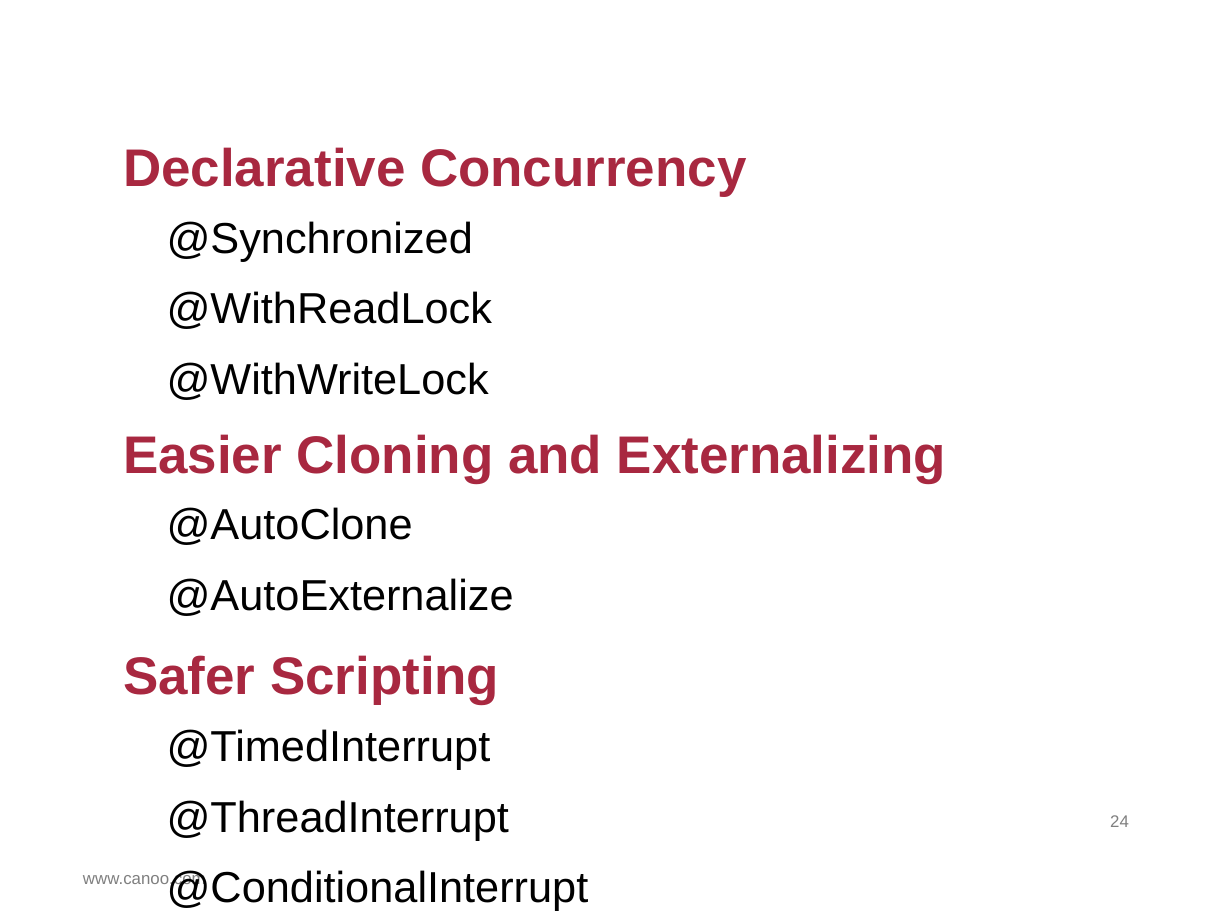
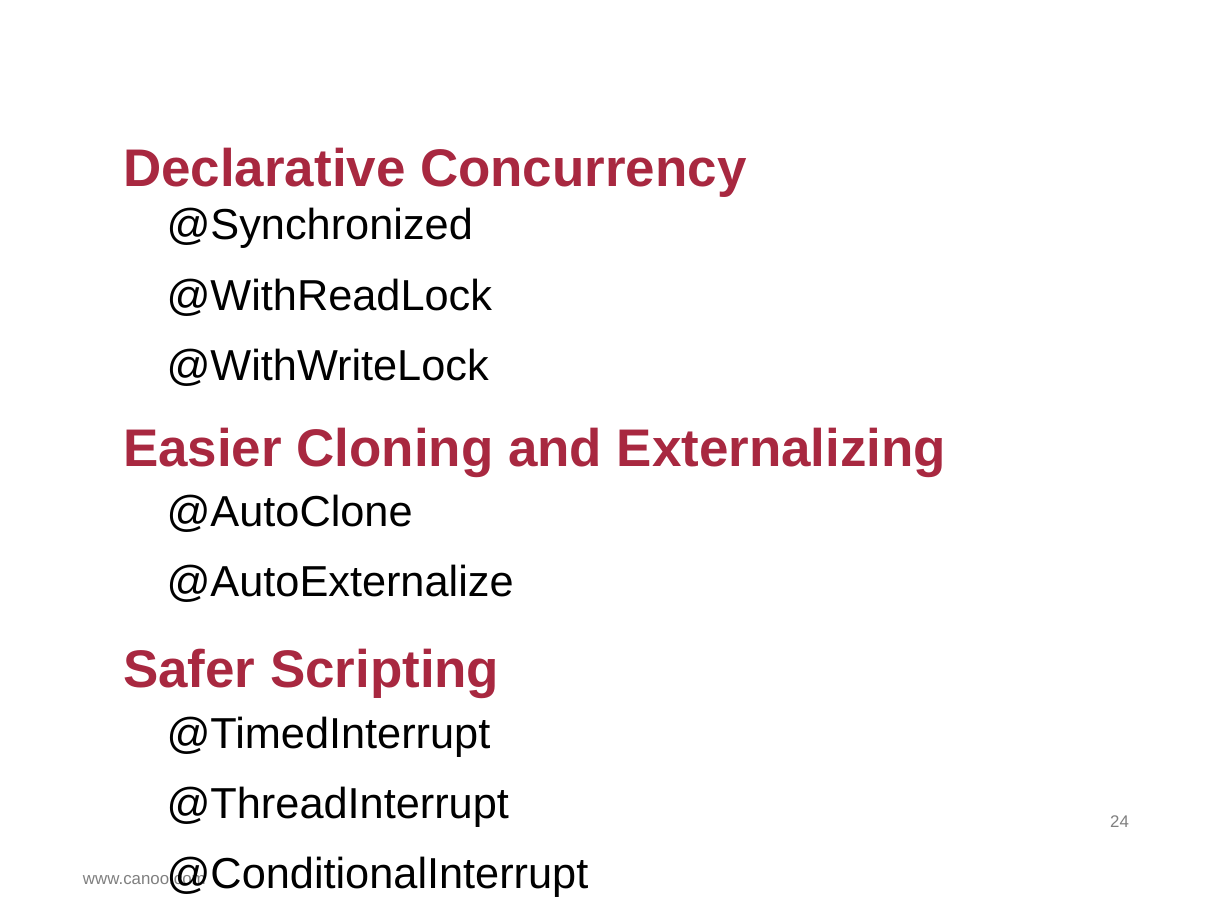
Before and after one commit to HamletDRC/presentations, a slide deck: slide 24 of asttransformations/AstTransformations.odp. Drawn at 1232x924 pixels with LibreOffice and Linux fonts; fonts in the diff are those of the drawing; background and template pictures are left out. Boxes give left, top, right and bottom in pixels: in the first picture for what was removed or moved away, otherwise in the second. Text is boxed around its words. In the diff, an @@ line names an element or a change of style, - is before the commit and + after.

```diff
--- a/asttransformations/AstTransformations.odp
+++ b/asttransformations/AstTransformations.odp
@@ title "Easier Cloning and Externalizing": place and size @@
-title "Easier Cloning and Externalizing" at (123,434,946,483)
+title "Easier Cloning and Externalizing" at (123,427,946,476)
@@ 3 texts: place and size @@
-3 texts at (167,221,589,910)
+3 texts at (167,207,589,897)
@@ title "Safer Scripting": place and size @@
-title "Safer Scripting" at (123,655,499,705)
+title "Safer Scripting" at (123,648,499,698)
```
Also in this commit, not shown: 2 other slides changed, 2 slides added, 1 slide removed, 6 other files.
